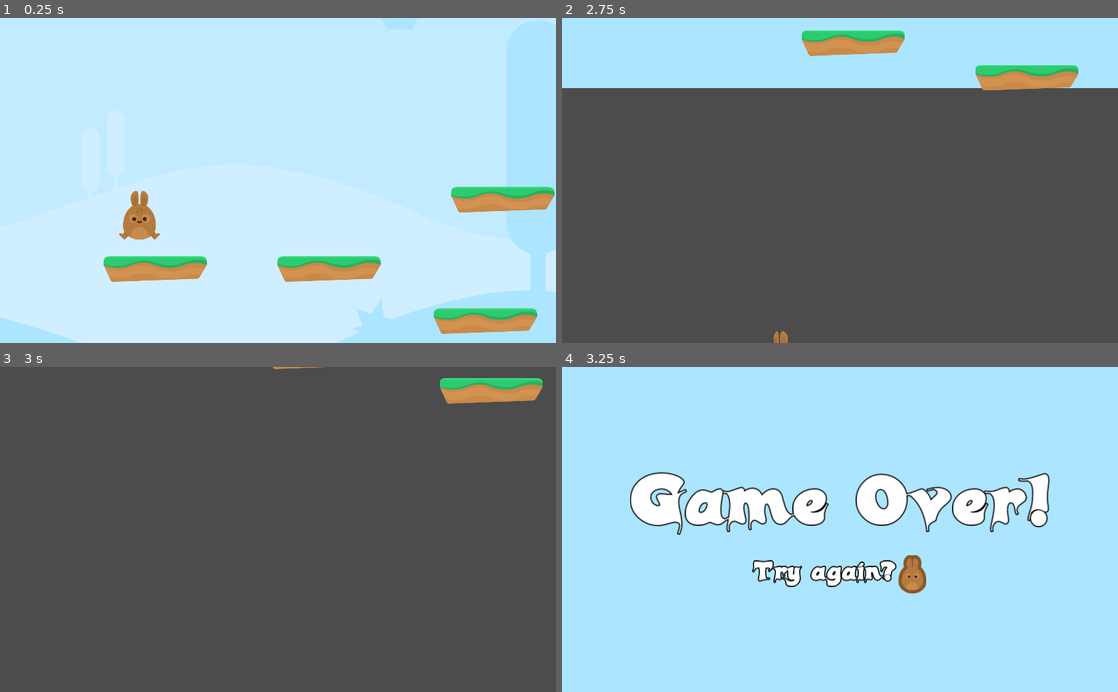
Above: before the commit, frames 1-4 (two rows, left to right).
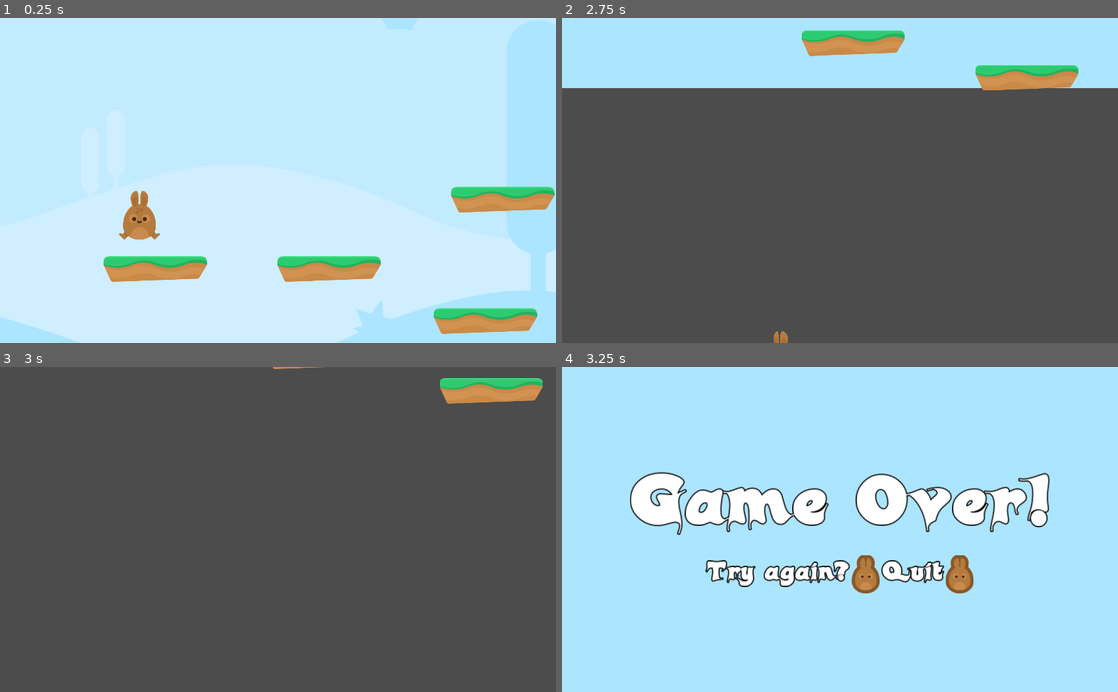
Above: after the commit, the same moments.

Repository: skupson/hoppy_days
Game: Godot game, scene res://Scenes/Levels/Level One.tscn
The game is run twice, just before and just after one commit, with the same random seed, the same clock (stepped at 60 frames per second) and the same inputs.
Inputs:
- Up to frame 1 (0.25 s): no input
- Up to frame 2 (2.75 s): hold D (right) 0.53-2.03 s; tap Space (jump) at 0.77, 1.52 s; hold A (left) from 2.03 s (still down)
- Up to frame 3 (3 s): release A (left) at 2.78 s; hold D (right) from 2.78 s (still down)
- Up to frame 4 (3.25 s): keep holding D (right); tap Space (jump) at 3.02 s

Frames 1-3 are identical in both runs. In frame 4, 3.1% of the frame differs, in the area x 25-74%, y 57-70%.

Commit message:
Added quit button to the end game scene

Diff:
--- a/Scenes/Levels/Game End.tscn
+++ b/Scenes/Levels/Game End.tscn
@@ -61,17 +61,33 @@
 alignment = 1
 
 [node name="Label" type="Label" parent="CenterContainer/VBoxContainer/HBoxContainer"]
-margin_left = 226.0
+margin_left = 139.0
 margin_top = 4.0
-margin_right = 490.0
+margin_right = 403.0
 margin_bottom = 66.0
 custom_fonts/font = SubResource( 2 )
 text = "Try again?"
 
 [node name="TextureButton" type="TextureButton" parent="CenterContainer/VBoxContainer/HBoxContainer"]
-margin_left = 494.0
-margin_right = 546.0
+margin_left = 407.0
+margin_right = 459.0
+margin_bottom = 71.0
+texture_normal = ExtResource( 3 )
+script = ExtResource( 4 )
+
+[node name="Label2" type="Label" parent="CenterContainer/VBoxContainer/HBoxContainer"]
+margin_left = 463.0
+margin_top = 4.0
+margin_right = 578.0
+margin_bottom = 66.0
+custom_fonts/font = SubResource( 2 )
+text = "Quit"
+
+[node name="TextureButton2" type="TextureButton" parent="CenterContainer/VBoxContainer/HBoxContainer"]
+margin_left = 582.0
+margin_right = 634.0
 margin_bottom = 71.0
 texture_normal = ExtResource( 3 )
 script = ExtResource( 4 )
 [connection signal="pressed" from="CenterContainer/VBoxContainer/HBoxContainer/TextureButton" to="CenterContainer/VBoxContainer/HBoxContainer/TextureButton" method="_on_TextureButton_pressed"]
+[connection signal="pressed" from="CenterContainer/VBoxContainer/HBoxContainer/TextureButton2" to="CenterContainer/VBoxContainer/HBoxContainer/TextureButton2" method="_on_TextureButton_pressed"]
--- a/Scenes/Levels/Level One.tscn
+++ b/Scenes/Levels/Level One.tscn
@@ -4,6 +4,9 @@
 [ext_resource path="res://Scenes/Levels/Tileset.tres" type="TileSet" id=2]
 
 [node name="Level One" type="Node2D"]
+__meta__ = {
+"_edit_horizontal_guides_": [  ]
+}
 
 [node name="Player" parent="." instance=ExtResource( 1 )]
 position = Vector2( 324.012, 1119.95 )
--- a/Scenes/Levels/TextureButton.gd
+++ b/Scenes/Levels/TextureButton.gd
@@ -3,4 +3,4 @@
 
 
 func _on_TextureButton_pressed():
-	get_tree().change_scene("res://Scenes/Levels/Level One.tscn")
+	get_tree().quit()
--- a/project.godot
+++ b/project.godot
@@ -21,6 +21,7 @@
 
 [display]
 
+window/size/fullscreen=true
 window/size/test_width=1280
 window/size/test_height=720
 window/stretch/mode="2d"
